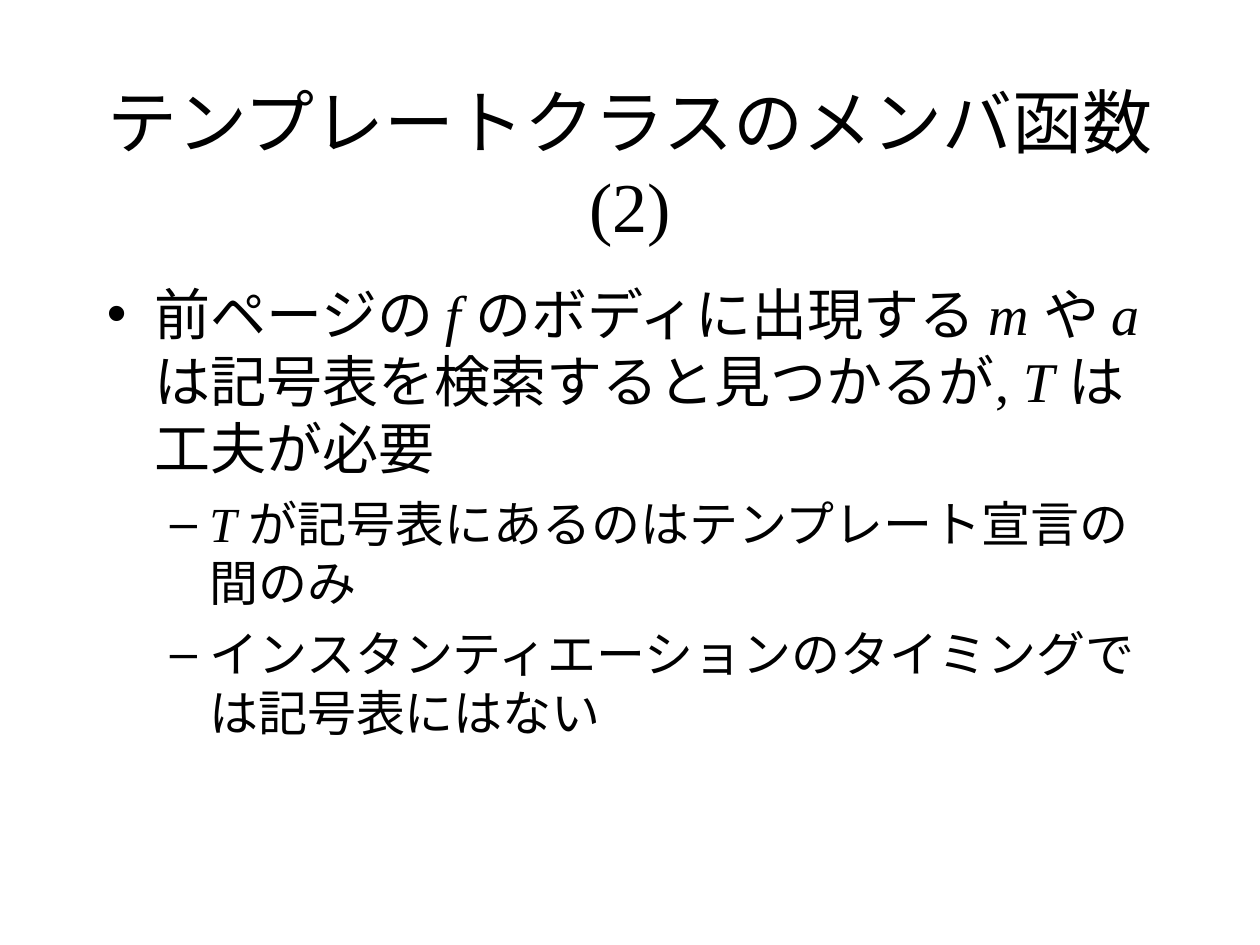
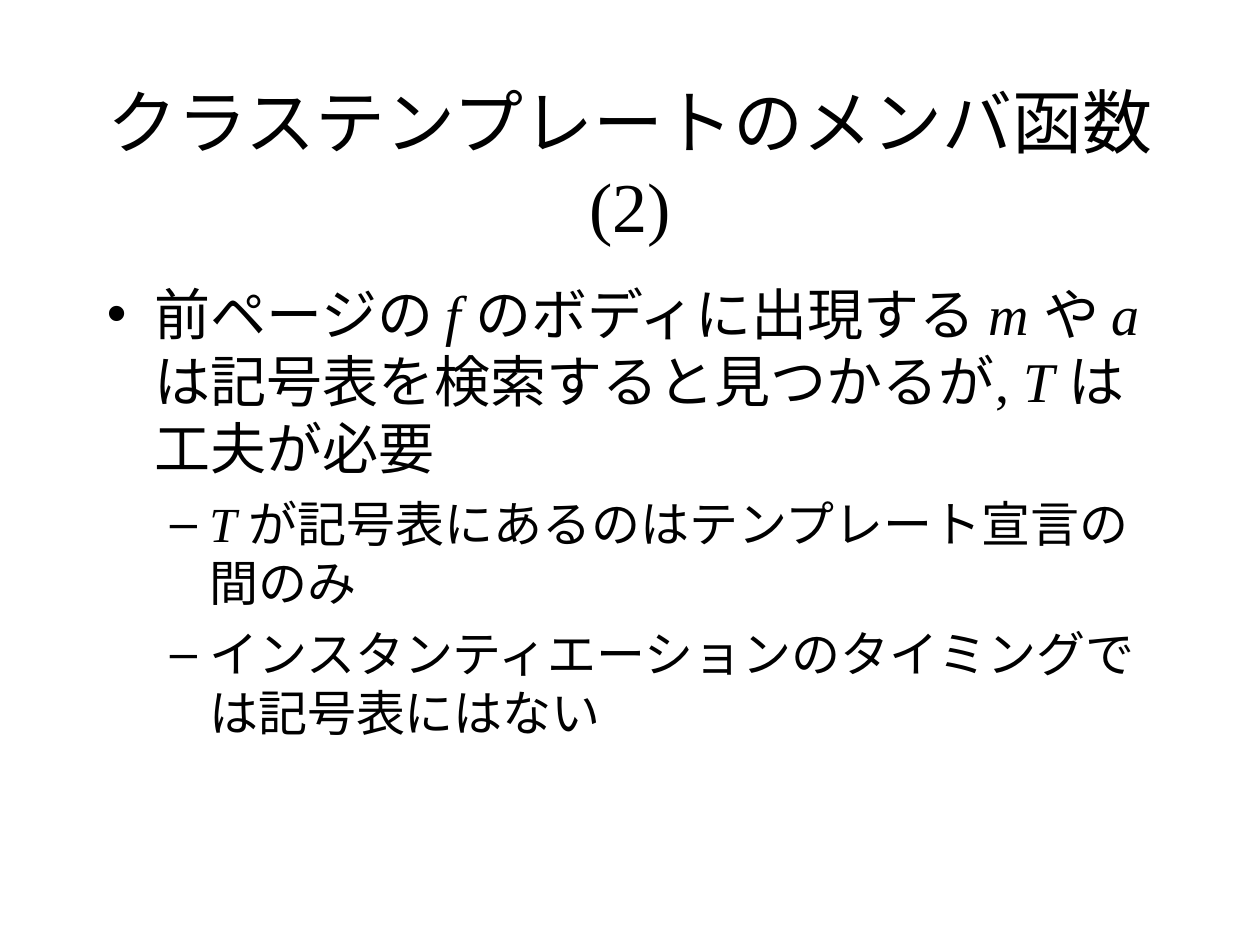
Before and after one commit to KeiHasegawa/cxx_doc, a slide deck: slide 7 of 14_template_parse.ppt. Drawn at 1260x945 pixels with LibreOffice and Linux fonts; fonts in the diff are those of the drawing. Boxes give left, top, right and bottom in pixels: in the first picture for what was removed or moved away, otherwise in the second. Text is boxed around its words. In the diff, an @@ line names an element or a change of style, - is before the commit and + after.

```diff
--- a/14_template_parse.ppt
+++ b/14_template_parse.ppt
@@ title at (107, 89, 1152, 245): text changed @@
-テンプレートクラスのメンバ函数(2)
+クラステンプレートのメンバ函数(2)
```
Also in this commit, not shown: 3 other slides changed, 5 other files.
